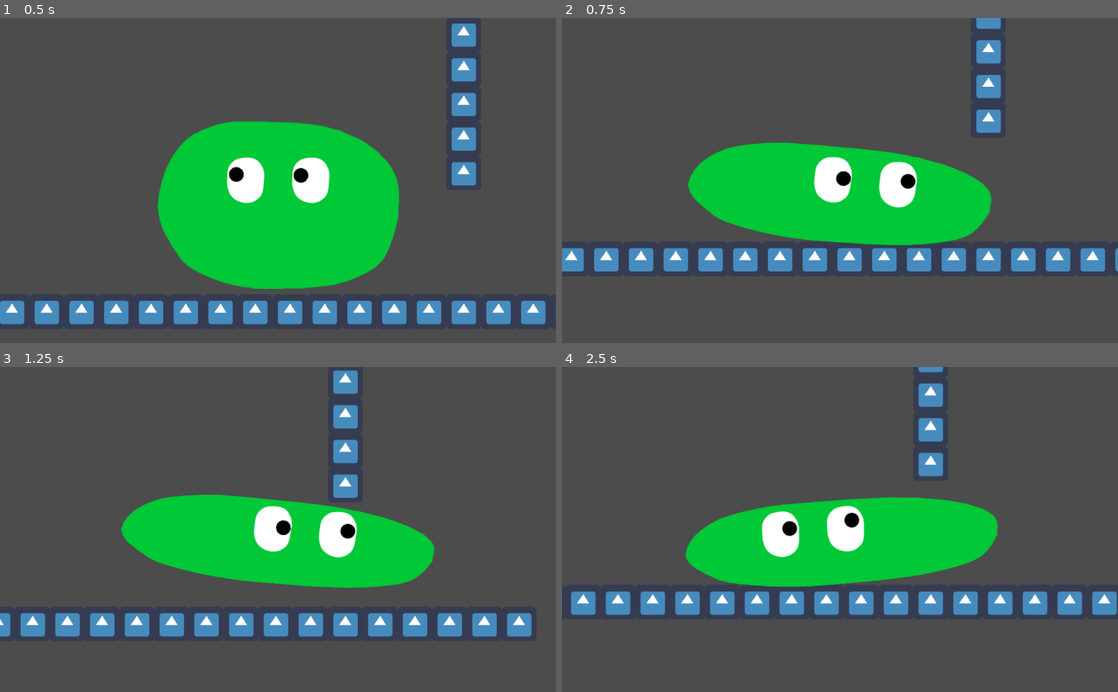
Above: before the commit, frames 1-4 (two rows, left to right).
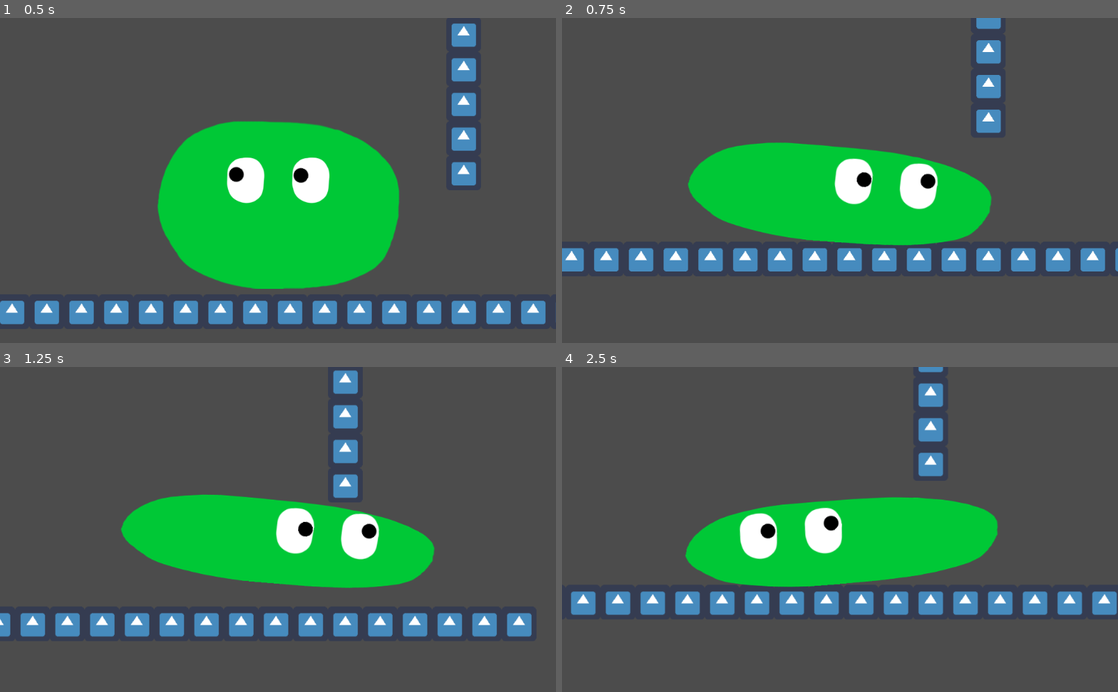
Above: after the commit, the same moments.

Repository: mariothedog/Shifty-Slime
Game: Godot game, scene res://Levels/Level0.tscn
Same seed, same stepped clock (60 frames per second), same inputs: the game is played once before the commit and once after it. The engine's default icon, where the game draws it, is replaced by a stand-in: a white triangle on a blue panel in a dark square.
Inputs (mouse positions are in pixels of both pictures, inside the frame that each line leads up to):
- Up to frame 1 (0.5 s): no input
- Up to frame 2 (0.75 s): move the mouse to (962, 164) at 0.52 s; hold D (move_right) from 0.53 s (still down); hold S (shrink) from 0.53 s (still down)
- Up to frame 3 (1.25 s): keep holding D (move_right); keep holding S (shrink); tap Space (jump) at 0.77 s
- Up to frame 4 (2.5 s): move the mouse to (728, 545) at 1.27 s; release S (shrink) at 1.28 s; tap S (shrink) at 1.35 s; tap Space (jump) at 1.52 s; move the mouse to (895, 458) at 2.02 s; release D (move_right) at 2.03 s; hold A (move_left) from 2.03 s (still down); hold S (shrink) from 2.03 s (still down)

Frame 1 is identical in both runs. In frame 2, 2.4% of the frame differs, in the area x 45-68%, y 42-59%; in frame 3, 2.5%, in the area x 45-69%, y 42-60%; in frame 4, 2.5%.

Commit message:
Improved the eyes

Diff:
--- a/Player/Player.gd
+++ b/Player/Player.gd
@@ -49,14 +49,14 @@
 
 		rotation_degrees = lerp(rotation_degrees, 5, 0.15)
 
-		$Eyes.position.x = lerp($Eyes.position.x, 50, 0.2)
+		$Eyes.position.x = lerp($Eyes.position.x, 70 * scale_dir.x, 0.2)
 
 	if Input.is_action_pressed("move_left"):
 		input_vel_x -= 1
 
 		rotation_degrees = lerp(rotation_degrees, -5, 0.15)
 
-		$Eyes.position.x = lerp($Eyes.position.x, -50, 0.2)
+		$Eyes.position.x = lerp($Eyes.position.x, -70 * scale_dir.x, 0.2)
 
 	if input_vel_x == 0:
 		rotation_degrees = lerp(rotation_degrees, 0, 0.15)
